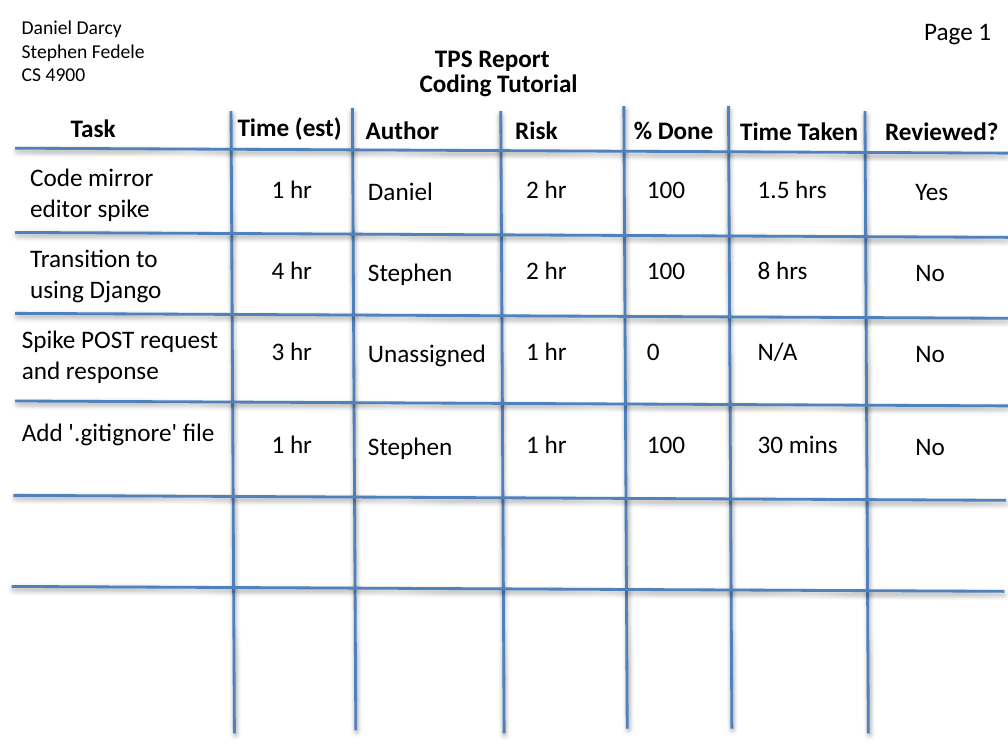
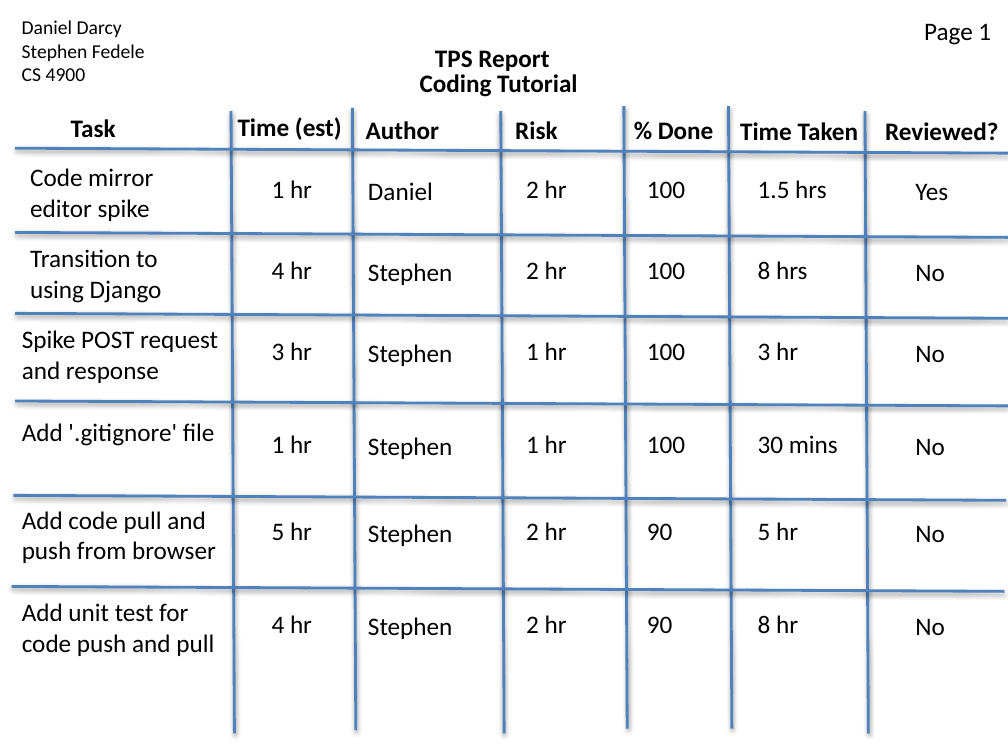
Before and after one commit to strangeprogrammer/CodeTutorials, a slide deck: slide 2 of TPS_Stories.pptx. Drawn at 1008x756 pixels with LibreOffice and Linux fonts; fonts in the diff are those of the drawing. Boxes give left, top, right and bottom in pixels: in the first picture for what was removed or moved away, otherwise in the second. Text is boxed around its words. In the diff, an @@ line names an element or a change of style, - is before the commit and + after.

Commit message:
Updated TPS/Stories. Created 'docker' application (should be renamed possibly; currently just passes code to/from browser). Added model 'SessionNum' to 'docker/models.py'. Added 'writeOut' and 'readIn' to file 'docker/views.py' for file IO by 'docker' application. Added 'SessionWrapper' to 'docker/views.py' so that sessions become easily 'with'-able. Added unit tests for 'writeOut', 'readIn', and 'SessionWrapper'. Negligibly updated 'requestSpike'.

```diff
--- a/TPS_Stories.pptx
+++ b/TPS_Stories.pptx
@@ text at box(368, 344, 452, 366): text changed @@
-Unassigned
+Stephen
@@ text at box(647, 343, 685, 360): text changed @@
-0
+100
@@ text at box(758, 342, 798, 360): text changed @@
-N/A
+3 hr
@@ text added at box(22, 511, 216, 563), 18 pt, text #000000 @@
+Add code pull and push from browser
@@ text added at box(272, 522, 312, 540), 18 pt, text #000000 @@
+5 hr
@@ text added at box(368, 524, 452, 546), 18 pt, text #000000 @@
+Stephen
@@ text added at box(526, 522, 567, 540), 18 pt, text #000000 @@
+2 hr
@@ text added at box(647, 523, 673, 540), 18 pt, text #000000 @@
+90
@@ text added at box(758, 522, 798, 540), 18 pt, text #000000 @@
+5 hr
@@ text added at box(915, 525, 945, 542), 18 pt, text #000000 @@
+No
@@ text added at box(22, 603, 214, 656), 18 pt, text #000000 @@
+Add unit test for code push and pull
@@ text added at box(272, 615, 312, 633), 18 pt, text #000000 @@
+4 hr
@@ text added at box(368, 617, 452, 639), 18 pt, text #000000 @@
+Stephen
@@ text added at box(526, 615, 567, 633), 18 pt, text #000000 @@
+2 hr
@@ text added at box(647, 616, 673, 633), 18 pt, text #000000 @@
+90
@@ text added at box(758, 615, 798, 633), 18 pt, text #000000 @@
+8 hr
@@ text added at box(915, 618, 945, 635), 18 pt, text #000000 @@
+No
```
Also in this commit, not shown: 1 other slide changed, 1 slide added, 12 other files.
